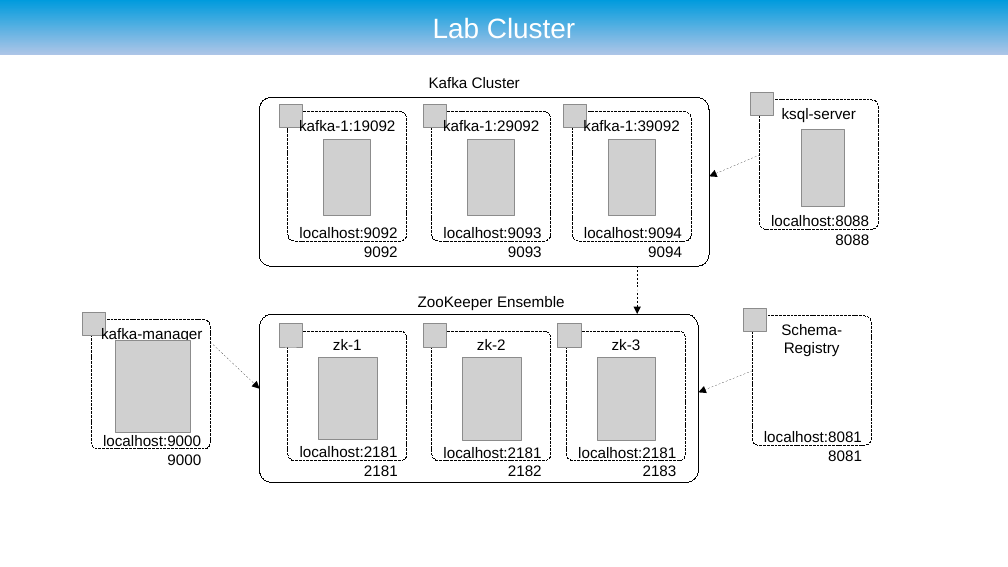
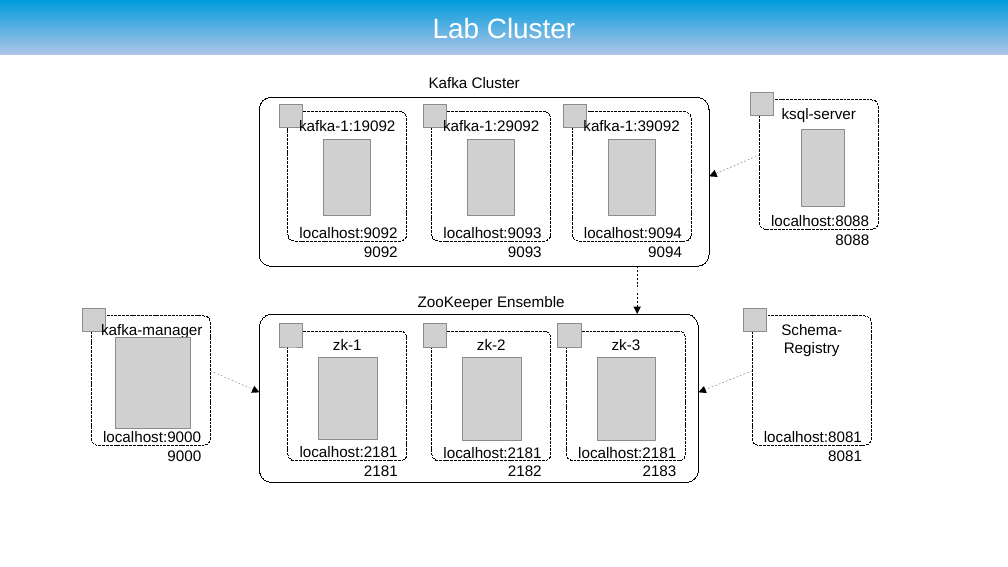
Before and after one commit to ryzlab/kafka-kompetensdag, a slide deck: slide 65 of doc/presentation-umejug.odp (slide 52 before the commit). Drawn at 1008x567 pixels with LibreOffice and Linux fonts; fonts in the diff are those of the drawing; grey boxes stand for pictures; background and template pictures are left out. Boxes give left, top, right and bottom in pixels: in the first picture for what was removed or moved away, otherwise in the second. Text is boxed around its words. In the diff, an @@ line names an element or a change of style, - is before the commit and + after.

```diff
--- a/doc/presentation-umejug.odp
+++ b/doc/presentation-umejug.odp
@@ 2 pictures, 2 texts, 1 freeform shape: place and size @@
-2 pictures, 2 texts, 1 freeform shape at box(83, 313, 210, 465)
+2 pictures, 2 texts, 1 freeform shape at box(83, 309, 210, 461)
@@ arrow moved from (210, 342) - (260, 389) to (210, 371) - (260, 392) @@
```
Also in this commit, not shown: 9 other slides changed, 17 slides added, 5 slides removed.
